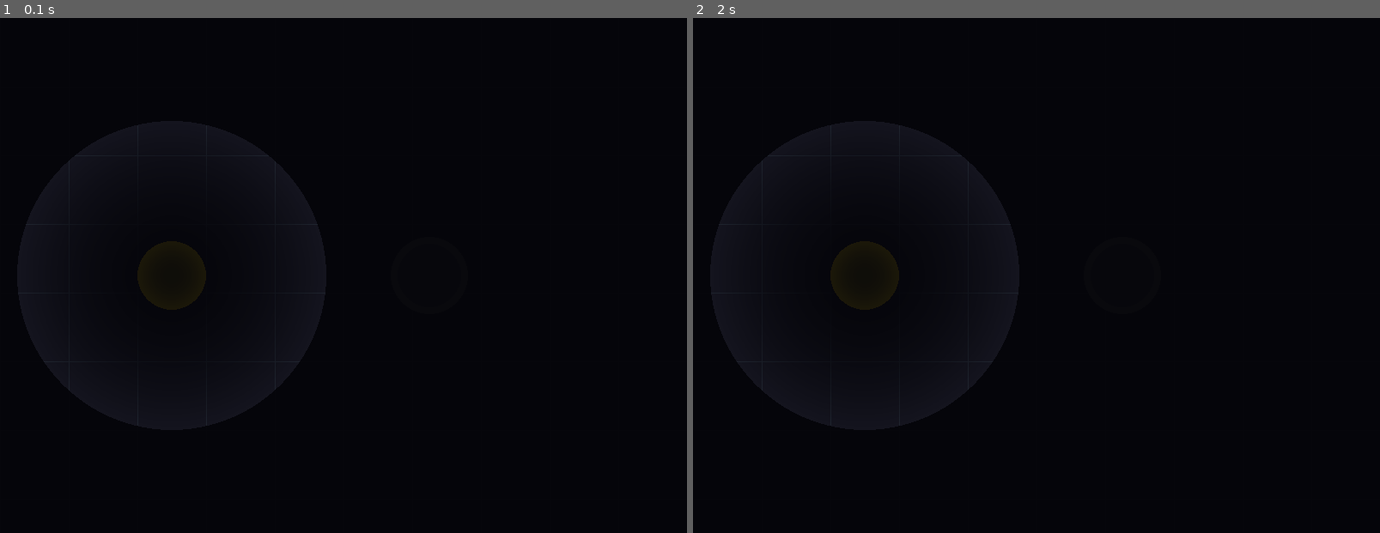
Above: before the commit, frames 1-2 (left to right).
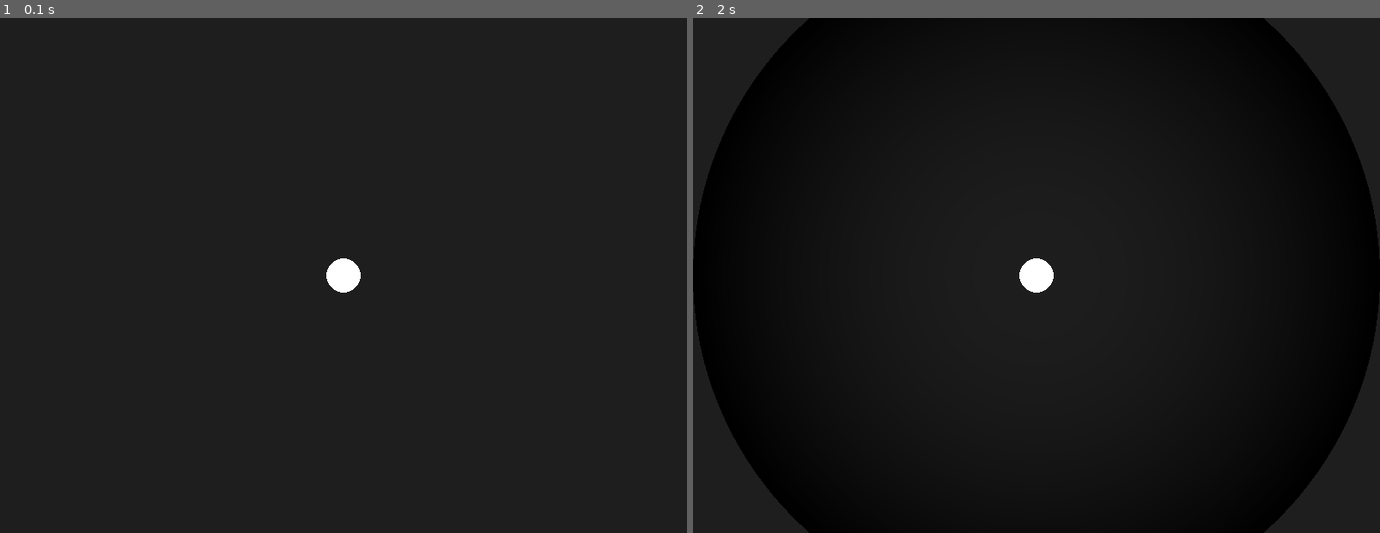
Above: after the commit, the same moments.

Repository: minesir1019-hub/juego-rpg
Game: pygame game, started from proyectos pequepños isaac/main.py
Same seed, same stepped clock (60 frames per second), same inputs: the game is played once before the commit and once after it.
Inputs (mouse positions are in pixels of both pictures, inside the frame that each line leads up to):
- Up to frame 1 (0.1 s): no input
- Up to frame 2 (2 s): click (1036, 275) at 0.38 s; click (1105, 388) at 0.72 s; click (1290, 455) at 1.05 s; click (871, 172) at 1.38 s; click (1036, 337) at 1.72 s

The runs differ from the first frame. In frame 1, 76% of the frame differs, in the area x 0-100%, y 0-100%; in frame 2, 11%.

Commit message:
commits changfes

Diff:
--- a/proyectos pequepños isaac/main.py
+++ b/proyectos pequepños isaac/main.py
@@ -1,5 +1,5 @@
 #!/usr/bin/env python3
-from src.dynamic_ilumination import Game
+from src.dynamic_ilumination2 import Game
 
 
 def main():
--- /dev/null
+++ b/proyectos pequepños isaac/src/dynamic_ilumination2.py
@@ -0,0 +1,108 @@
+#luz dinaminca
+
+import pygame
+import sys
+
+import pygame
+import sys
+import math
+
+
+class pelota:
+    def __init__(self, x, y):
+        self.x = x
+        self.y = y
+        self.luz = False
+        self.radio = 400
+        self.velocidad_x = 0
+        self.velocidad_y = 0
+
+    def dibujar(self, pantalla):
+        # Dibujar la pelota
+        pygame.draw.circle(
+            pantalla,
+            (255, 255, 255),
+            (int(self.x), int(self.y)),
+            20
+        )
+
+        # Dibujar la luz si está encendida
+        if self.luz:
+            luz = create_light_mask(self.radio)
+
+            pantalla.blit(
+                luz,
+                (
+                    int(self.x - self.radio),
+                    int(self.y - self.radio)
+                )
+            )
+
+
+pygame.init()
+
+width, height = 800, 600
+screen = pygame.display.set_mode((width, height))
+pygame.display.set_caption("67")
+
+# Crear la máscara de luz
+def create_light_mask(radius):
+
+    mask = pygame.Surface(
+        (radius * 2, radius * 2),
+        pygame.SRCALPHA
+    )
+
+    for r in range(radius, 0, -2):
+
+        alpha = int(255 * (r / radius) ** 2)
+
+        pygame.draw.circle(
+            mask,
+            (0, 0, 0, alpha),
+            (radius, radius),
+            r
+        )
+
+    return mask
+
+
+# Reloj
+clock = pygame.time.Clock()
+
+# Crear la pelota
+jugador = pelota(400, 300)
+
+
+# Bucle principal
+ejecutando = True
+
+while ejecutando:
+
+    # Revisar eventos
+    for evento in pygame.event.get():
+
+        # Cerrar el juego
+        if evento.type == pygame.QUIT:
+            ejecutando = False
+
+        # Clic izquierdo
+        if evento.type == pygame.MOUSEBUTTONDOWN:
+            if evento.button == 1:
+                jugador.luz = not jugador.luz
+
+    # Fondo
+    screen.fill((30, 30, 30))
+
+    # Dibujar pelota y luz
+    jugador.dibujar(screen)
+
+    # Actualizar pantalla
+    pygame.display.flip()
+
+    # 60 FPS
+    clock.tick(60)
+
+
+pygame.quit()
+sys.exit()
